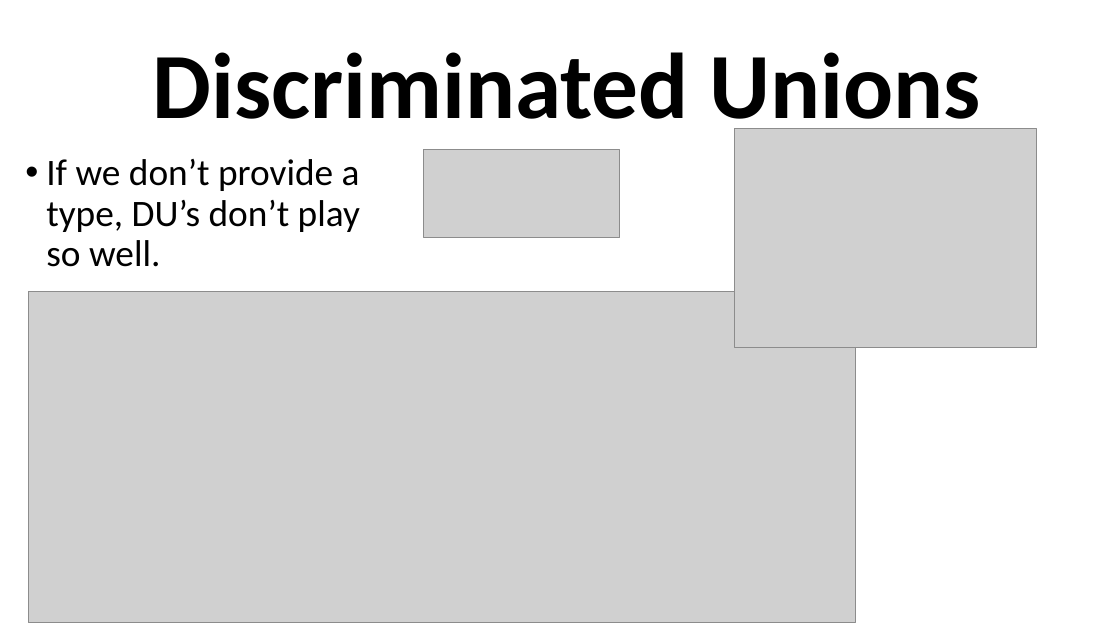
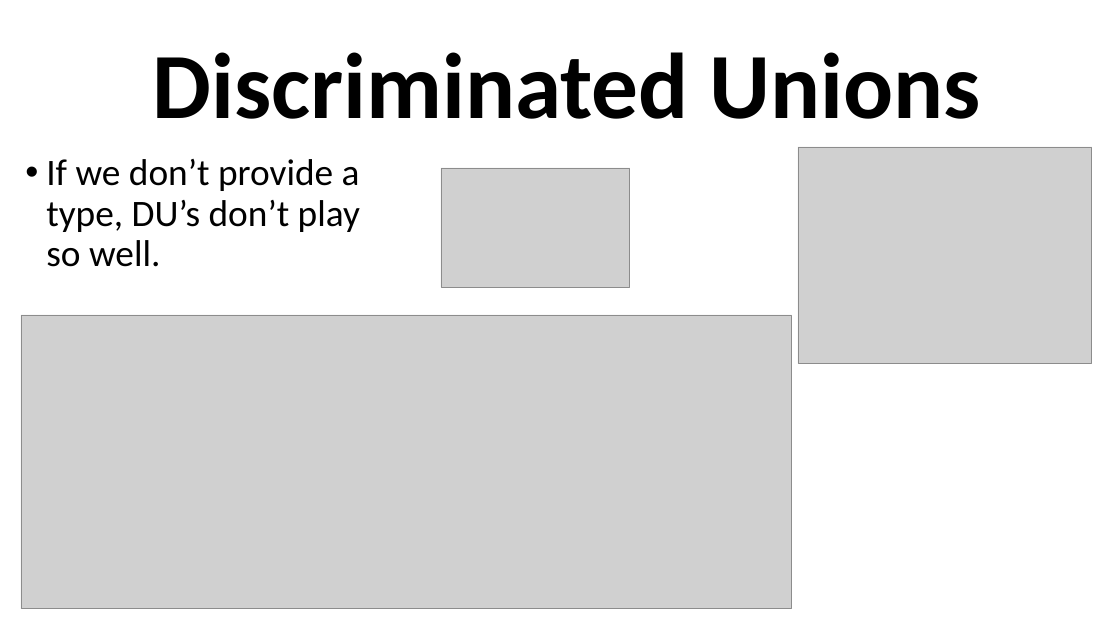
Before and after one commit to grab-a-byte/DotnetInterop, a slide deck: slide 19 of DotnetInteropSlides.pptx (slide 20 before the commit). Drawn at 1120x630 pixels with LibreOffice and Linux fonts; fonts in the diff are those of the drawing; grey boxes stand for pictures. Boxes give left, top, right and bottom in pixels: in the first picture for what was removed or moved away, otherwise in the second. Text is boxed around its words. In the diff, an @@ line names an element or a change of style, - is before the commit and + after.

```diff
--- a/DotnetInteropSlides.pptx
+++ b/DotnetInteropSlides.pptx
@@ text "Discriminated Unions" at <box>153,52,981,119</box>: letter outline #FFFFFF 0.75 pt to none @@
@@ picture: place and size @@
-picture at <box>734,129,1037,347</box>
+picture at <box>798,147,1092,364</box>
@@ picture removed at <box>424,150,620,238</box> @@
@@ picture added at <box>441,168,630,287</box> @@
@@ picture: place and size @@
-picture at <box>29,292,855,623</box>
+picture at <box>21,315,791,609</box>
```
Also in this commit, not shown: 24 other slides changed, 1 slide removed, 9 other files.
